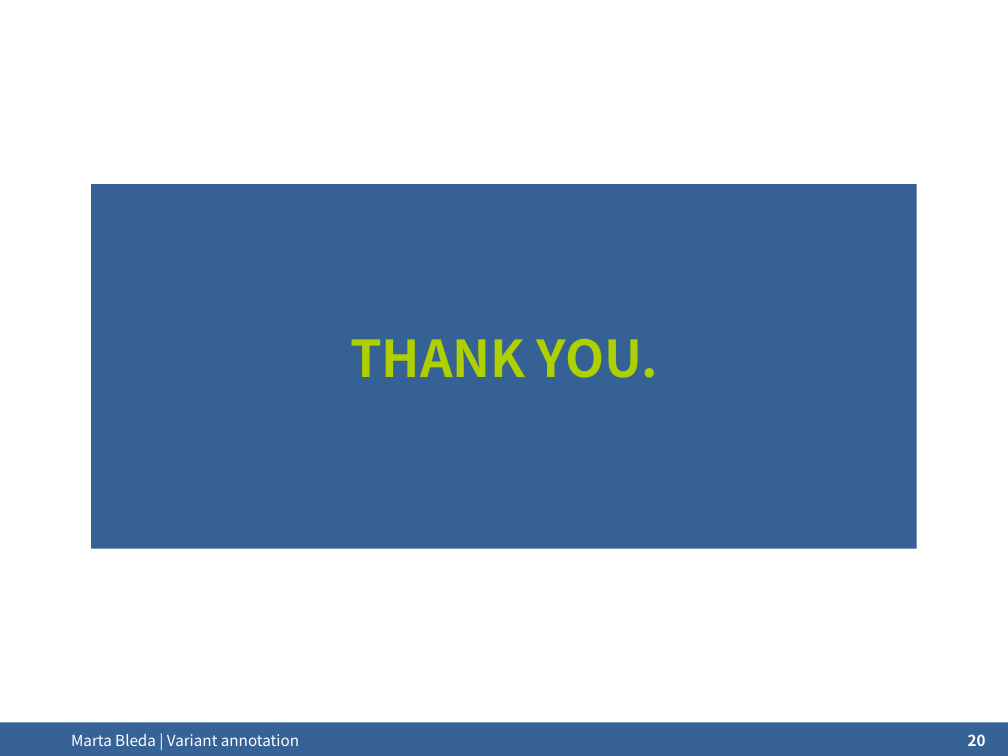
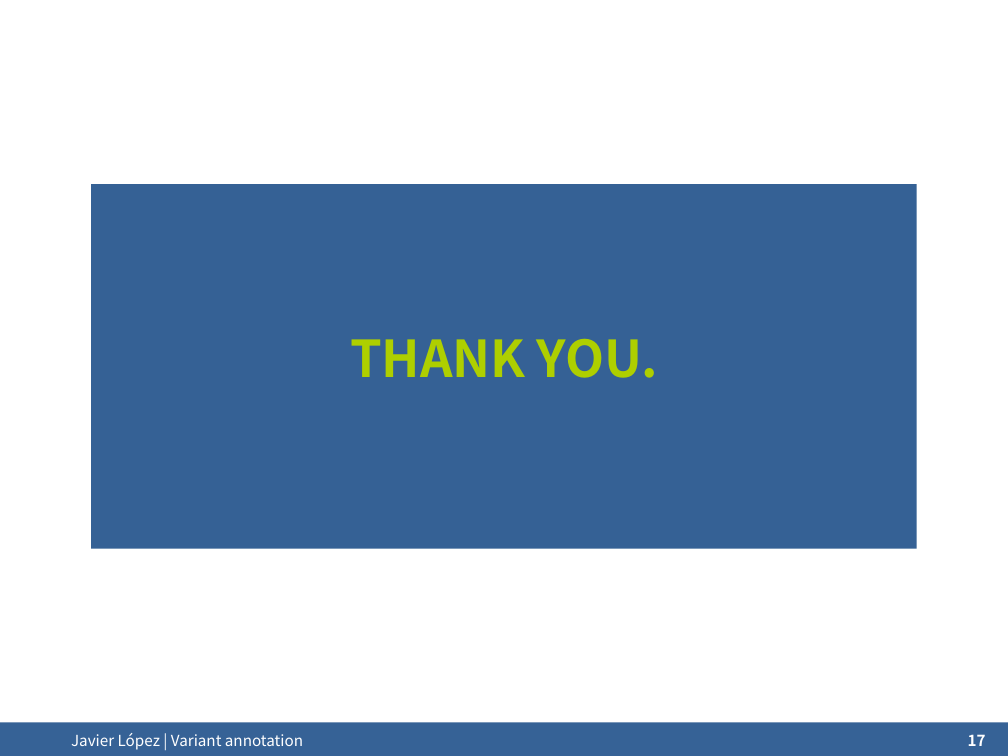
Before and after one commit to ngs-course/ngs-course.github.io, a slide deck: slide 17 of Course_Materials/variant_annotation/presentation/2015-Cambridge_variant_annotation.odp (slide 20 before the commit). Drawn at 1008x756 pixels with LibreOffice and Linux fonts; fonts in the diff are those of the drawing. Boxes give left, top, right and bottom in pixels: in the first picture for what was removed or moved away, otherwise in the second. Text is boxed around its words. In the diff, an @@ line names an element or a change of style, - is before the commit and + after.

Commit message:
few updates carried out in variant_annotation and visualization presentations

```diff
--- a/Course_Materials/variant_annotation/presentation/2015-Cambridge_variant_annotation.odp
+++ b/Course_Materials/variant_annotation/presentation/2015-Cambridge_variant_annotation.odp
@@ text at box(71, 733, 303, 750): text changed @@
-Marta Bleda | Variant annotation
+Javier López | Variant annotation
@@ page number at box(968, 734, 986, 746): text changed @@
-20
+17
```
Also in this commit, not shown: 19 other slides changed, 1 slide added, 4 slides removed, 5 other files.
